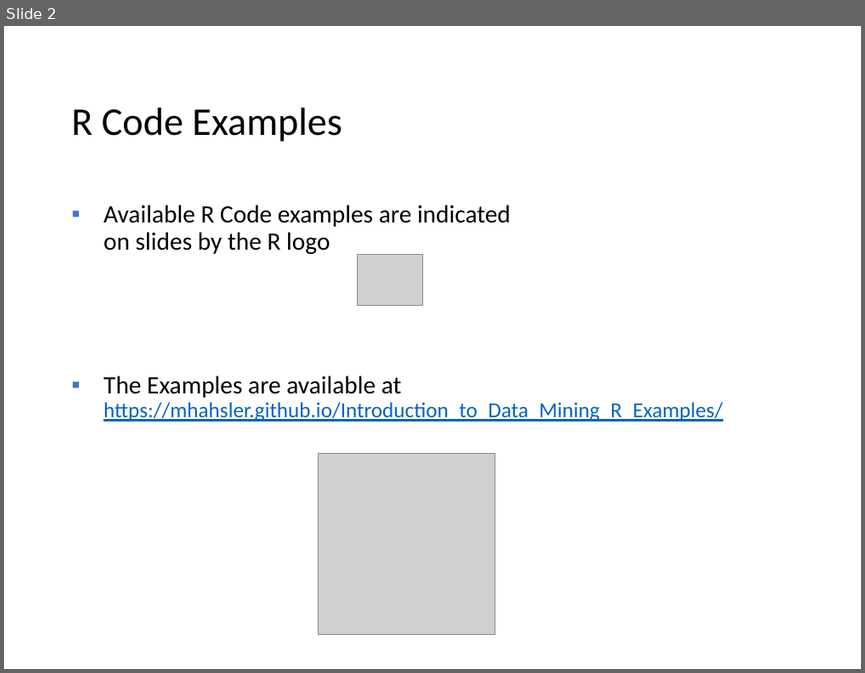
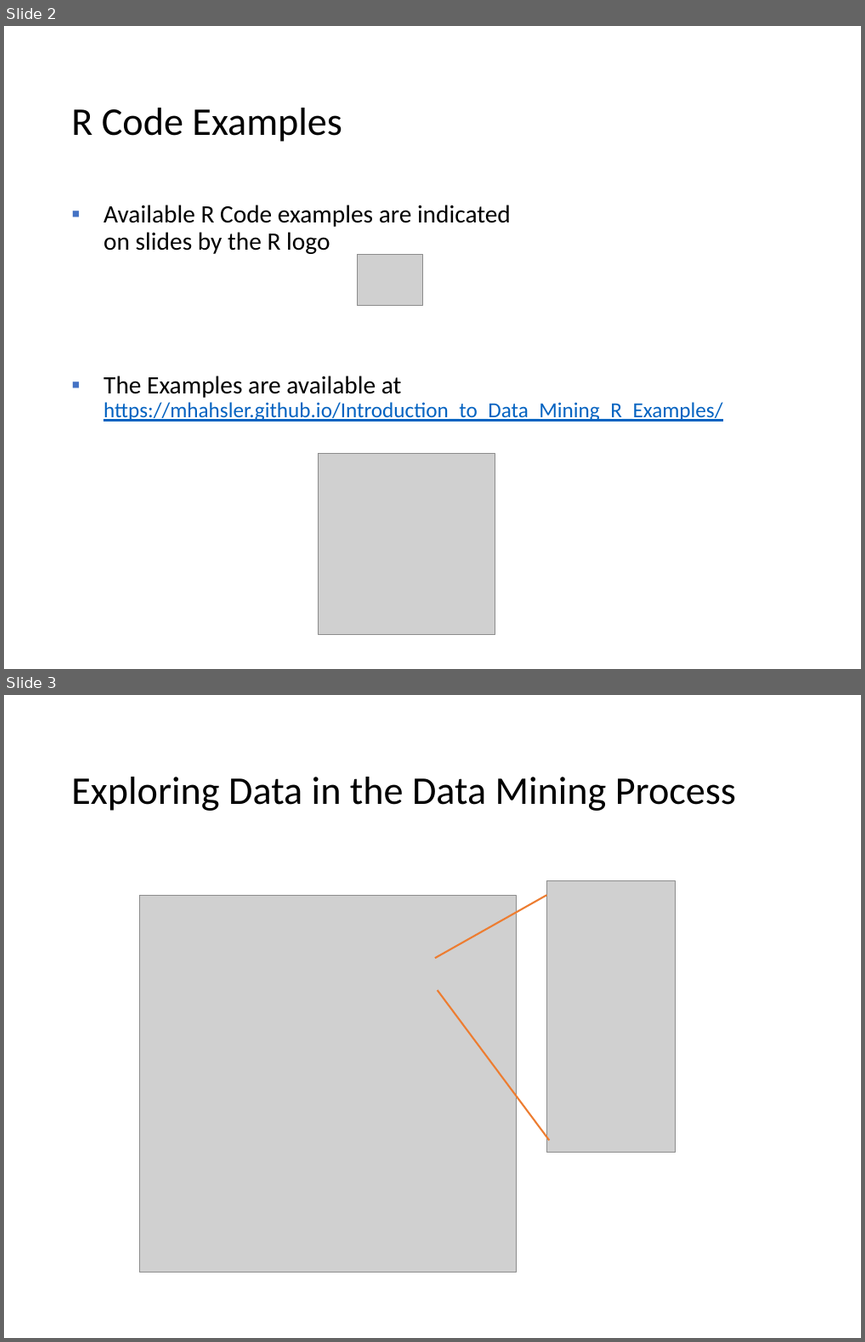
Before and after one commit to mhahsler/Introduction_to_Data_Mining_R_Examples, a slide deck: slides/chap2_exploration.pptx. Shown one above the other, each under a label of ours: slide 2 before the commit, slides 2 and 3 after it. The pictures are 865x673 and 865x1342 pixels, drawn with LibreOffice and Linux fonts; fonts in the diff are those of the drawing; grey boxes stand for pictures. Boxes give left, top, right and bottom in pixels: in the first picture for what was removed or moved away, otherwise in the second. Text is boxed around its words. In the diff, an @@ line names an element or a change of style, - is before the commit and + after.

```diff
--- a/slides/chap2_exploration.pptx
+++ b/slides/chap2_exploration.pptx
@@ slide 3 added at bbox=[4, 695, 861, 1338], background #FFFFFF @@
@@ title added at bbox=[71, 777, 736, 811], 33 pt, text #000000 @@
+Exploring Data in the Data Mining Process
@@ picture added at bbox=[139, 895, 516, 1271] @@
@@ line added from (435, 958) to (546, 895), #ED7D31 1.5 pt @@
@@ picture added at bbox=[546, 881, 675, 1152] @@
@@ line added from (438, 990) to (549, 1140), #ED7D31 1.5 pt @@
```
Also in this commit, not shown: 1 slide changed, 1 other slide added, 1 other file.
